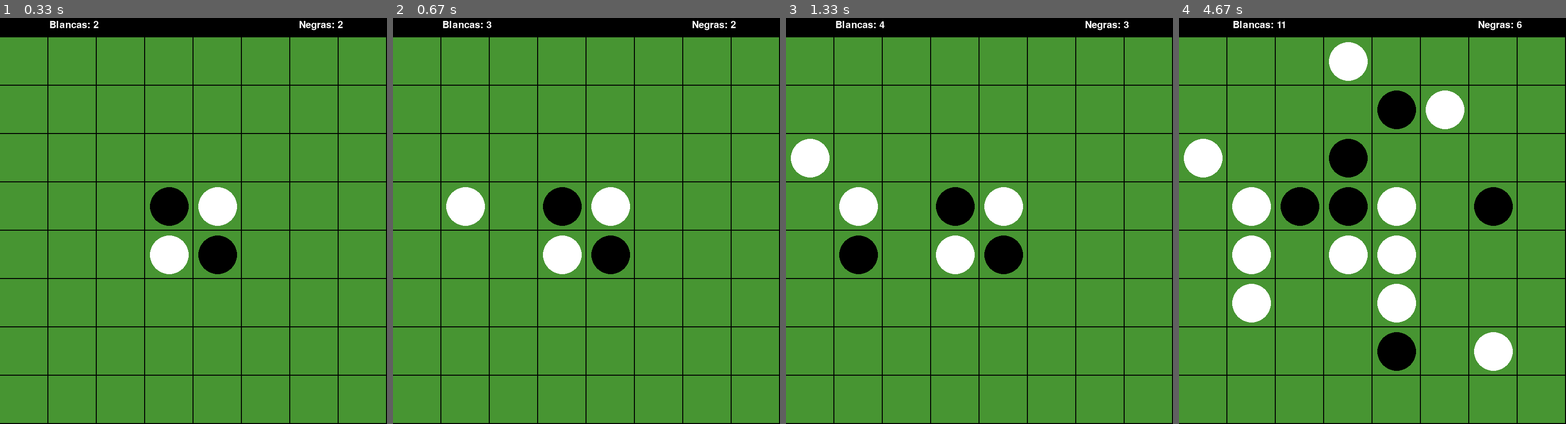
Above: before the commit, frames 1-4 (left to right).
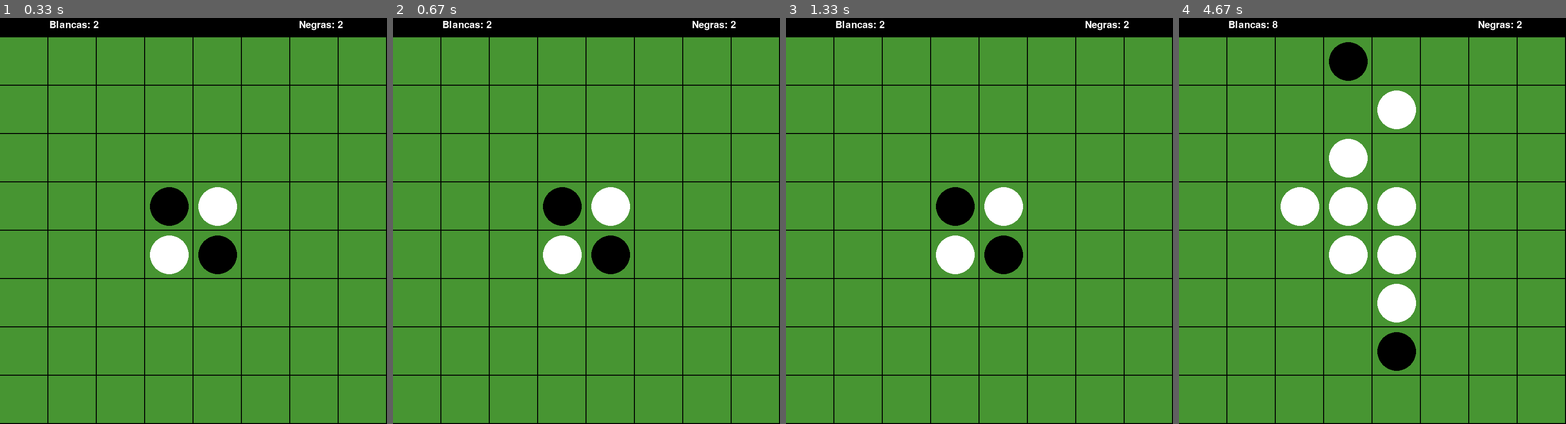
Above: after the commit, the same moments.

Repository: eduardogpg/Othello-Pygame
Game: pygame game, started from main.py
Same seed, same stepped clock (60 frames per second), same inputs: the game is played once before the commit and once after it.
Inputs (mouse positions are in pixels of both pictures, inside the frame that each line leads up to):
- Up to frame 1 (0.33 s): no input
- Up to frame 2 (0.67 s): press the mouse at (466, 350) at 0.37 s; move the mouse to (474, 273) at 0.47 s; release the mouse at (482, 200) at 0.6 s
- Up to frame 3 (1.33 s): click (855, 277) at 0.72 s; click (809, 156) at 1.05 s
- Up to frame 4 (4.67 s): press the mouse at (1298, 350) at 1.37 s; move the mouse to (1387, 265) at 1.47 s; release the mouse at (1480, 184) at 1.6 s; click (1395, 302) at 1.72 s; press the mouse at (1395, 62) at 2.03 s; move the mouse to (1364, 115) at 2.13 s; release the mouse at (1333, 168) at 2.27 s; press the mouse at (1395, 350) at 2.37 s; move the mouse to (1449, 350) at 2.47 s; release the mouse at (1504, 346) at 2.6 s; press the mouse at (1298, 107) at 2.7 s; move the mouse to (1295, 168) at 2.8 s; release the mouse at (1291, 225) at 2.93 s; press the mouse at (1395, 62) at 3.03 s; move the mouse to (1415, 95) at 3.13 s; release the mouse at (1434, 127) at 3.27 s; press the mouse at (1395, 204) at 3.37 s; move the mouse to (1403, 277) at 3.47 s; release the mouse at (1407, 350) at 3.6 s; press the mouse at (1395, 253) at 3.7 s; move the mouse to (1314, 269) at 3.8 s; release the mouse at (1229, 281) at 3.93 s; press the mouse at (1395, 156) at 4.03 s; move the mouse to (1403, 127) at 4.13 s; release the mouse at (1407, 99) at 4.27 s; press the mouse at (1252, 204) at 4.37 s; move the mouse to (1291, 139) at 4.47 s; release the mouse at (1333, 70) at 4.6 s

Frame 1 is identical in both runs. In frame 2, 0.8% of the frame differs, in the area x 13-26%, y 0-52%; in frame 3, 2.3%; in frame 4, 9.1%, in the area x 1-89%, y 0-87%.

Commit message:
Validar vecinos

Diff:
--- a/cell.py
+++ b/cell.py
@@ -53,7 +53,7 @@
 
     def check_box(self, player1=True):
         self.player1 = player1
-        self.check()
+        self.__check()
 
 
     def validate_neighbours(self, dashboard):
@@ -63,33 +63,37 @@
 
 
     def check_neighbours(self, dashboard, player1, pos_x, pos_y, _x, _y):
-        pos_x = pos_x + _x
-        pos_y = pos_y + _y
+        try:
+            pos_x = pos_x + _x
+            pos_y = pos_y + _y
 
-        validate = lambda pos_x, pos_y: (pos_x < 0 or pos_x > 7) or (pos_y < 0 or pos_y > 7)
+            cell = dashboard[pos_x][pos_y]
+            if cell.token:
 
-        if validate(pos_x, pos_y):
+                if cell.player1 == player1:
+                    return True
+
+                if cell.check_neighbours(dashboard, player1, pos_x, pos_y, _x, _y):
+                    cell.check_box(player1)
+                    return True
+
             return None
 
-        cell = dashboard[pos_x][pos_y]
-        if cell.token:
-            if cell.player1 == player1:
-                return True
-
-            if cell.check_neighbours(dashboard, player1, pos_x, pos_y, _x, _y):
-                cell.check_box(player1)
-                return True
-
-        return None
+        except Exception as err:
+            return None
 
 
+    def neighbours(self, cells):
+        neighborhoods = list()
 
-    def check(self):
-        self.token = True
-        pygame.draw.circle(self.image, self.color, (self.width // 2, self.height // 2), 40)
+        for x in range(self.pos_x - 1, self.pos_x + 2):
+            for y in range(self.pos_y - 1, self.pos_y + 2):
 
-        return self.token
+                cell = cells[x][y]
+                if (x >= 0 and y >= 0) and (x < len(cells) and y < len(cells[0])) and cell.token:
+                    neighborhoods.append(cells[x][y])
 
+        return neighborhoods
 
     @property
     def color(self):
@@ -99,5 +103,10 @@
         return BLACK
 
 
+    def __check(self):
+        self.token = True
+        pygame.draw.circle(self.image, self.color, (self.width // 2, self.height // 2), 40)
+
+
     def __str__(self):
         return f'({self.pos_x}-{self.pos_y})'
--- a/main.py
+++ b/main.py
@@ -44,14 +44,16 @@
             for cell in cells:
 
                 if cell.rect.collidepoint( (pos[0], pos[1] - 50)) and not cell.token:
-                    cell.check_box(turn_player1)
-                    cell.validate_neighbours(dashboard)
 
-                    turn_player1 = not turn_player1
+                    if cell.neighbours(dashboard):
 
-                    player1_tokens = sum([ 1 for cell in cells if cell.token and cell.player1 ])
-                    player2_tokens = sum([ 1 for cell in cells if cell.token and not cell.player1 ])
+                        cell.check_box(turn_player1)
+                        cell.validate_neighbours(dashboard)
 
+                        player1_tokens = sum([ 1 for cell in cells if cell.token and cell.player1 ])
+                        player2_tokens = sum([ 1 for cell in cells if cell.token and not cell.player1 ])
+
+                        turn_player1 = not turn_player1
 
 
     menu.fill(BLACK)
